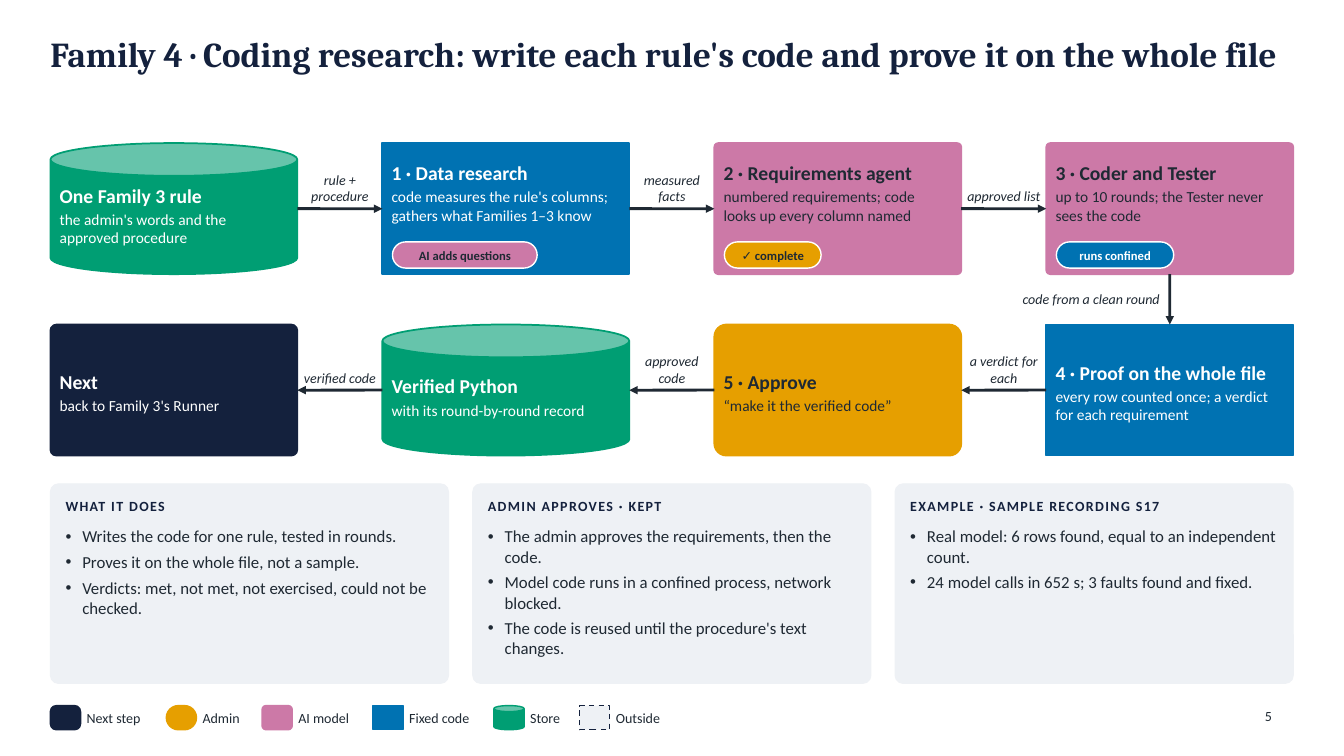
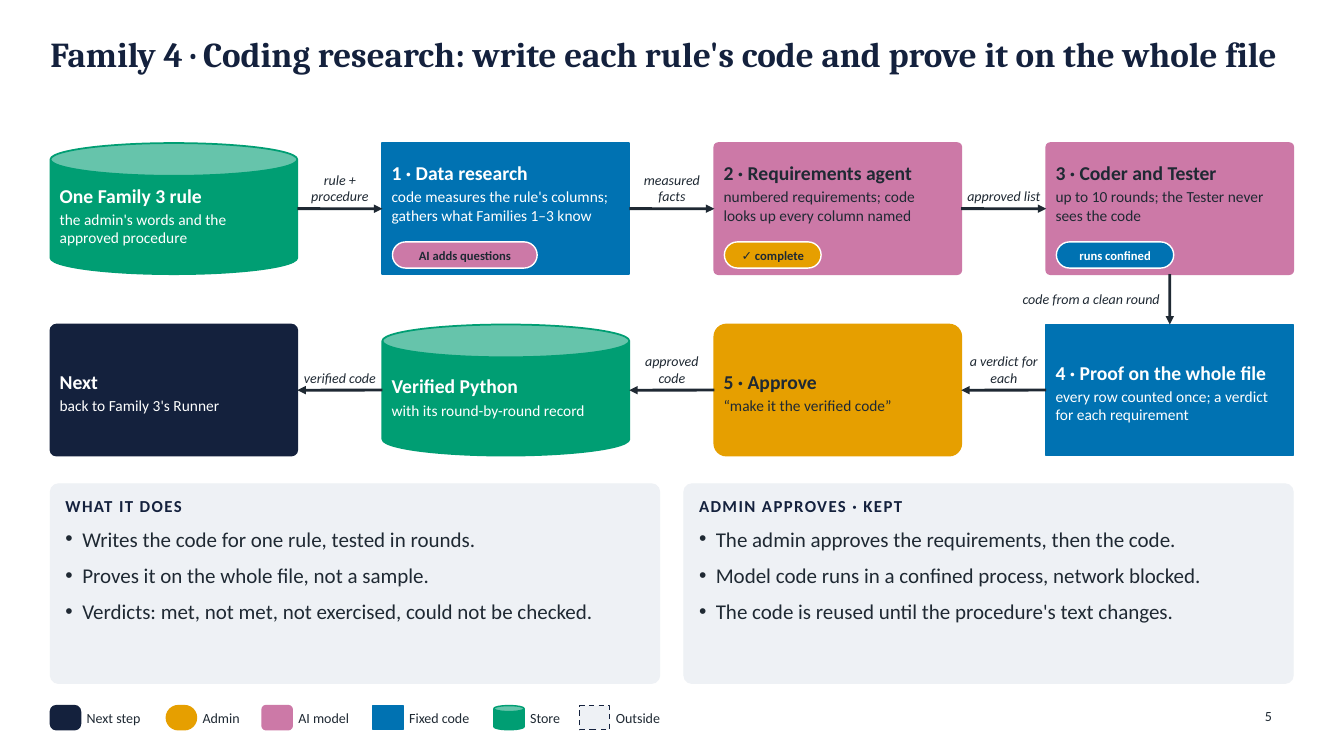
Before and after one commit to Gangasagarhl/Tempororay, a slide deck: slide 5 of Field_to_Test_Loop_architecture_families_stages_tests.pptx. Drawn at 1344x756 pixels with LibreOffice and Linux fonts; fonts in the diff are those of the drawing. Boxes give left, top, right and bottom in pixels: in the first picture for what was removed or moved away, otherwise in the second. Text is boxed around its words. In the diff, an @@ line names an element or a change of style, - is before the commit and + after.

Commit message:
Deck: remove the example cards

```diff
--- a/Field_to_Test_Loop_architecture_families_stages_tests.pptx
+++ b/Field_to_Test_Loop_architecture_families_stages_tests.pptx
@@ rounded rectangle: place and size @@
-rounded rectangle at <box>50,484,449,684</box>
+rounded rectangle at <box>50,484,659,684</box>
@@ text "WHAT IT DOES" at <box>65,501,182,512</box>: size 10 to 12 pt @@
@@ rounded rectangle: place and size @@
-rounded rectangle at <box>473,484,871,684</box>
+rounded rectangle at <box>685,484,1294,684</box>
@@ text "ADMIN APPROVES · KEPT" at <box>699,501,902,512</box>: size 10 to 12 pt @@
@@ text "ADMIN APPROVES · KEPT": place and size @@
-text "ADMIN APPROVES · KEPT" at <box>488,502,662,511</box>
+text "ADMIN APPROVES · KEPT" at <box>699,501,902,512</box>
@@ rounded rectangle removed at <box>895,484,1294,684</box> @@
@@ text removed at <box>910,502,1160,511</box> @@
-EXAMPLE · SAMPLE RECORDING S17
@@ text "Writes the code for one ..." at <box>82,532,592,622</box>: size 12 to 15 pt; more space between paragraphs @@
@@ text "The admin approves the requirements, ..." at <box>716,532,1200,623</box>: size 12 to 15 pt; more space between paragraphs @@
@@ text "The admin approves the requirements, ...": place and size @@
-text "The admin approves the requirements, ..." at <box>505,530,831,657</box>
+text "The admin approves the requirements, ..." at <box>716,532,1200,623</box>
@@ text removed at <box>927,530,1275,590</box> @@
-• Real model: 6 rows found, equal to an independent count.
-• 24 model calls in 652 s; 3 faults found and fixed.
```
Also in this commit, not shown: 5 other slides changed, 1 other file.
